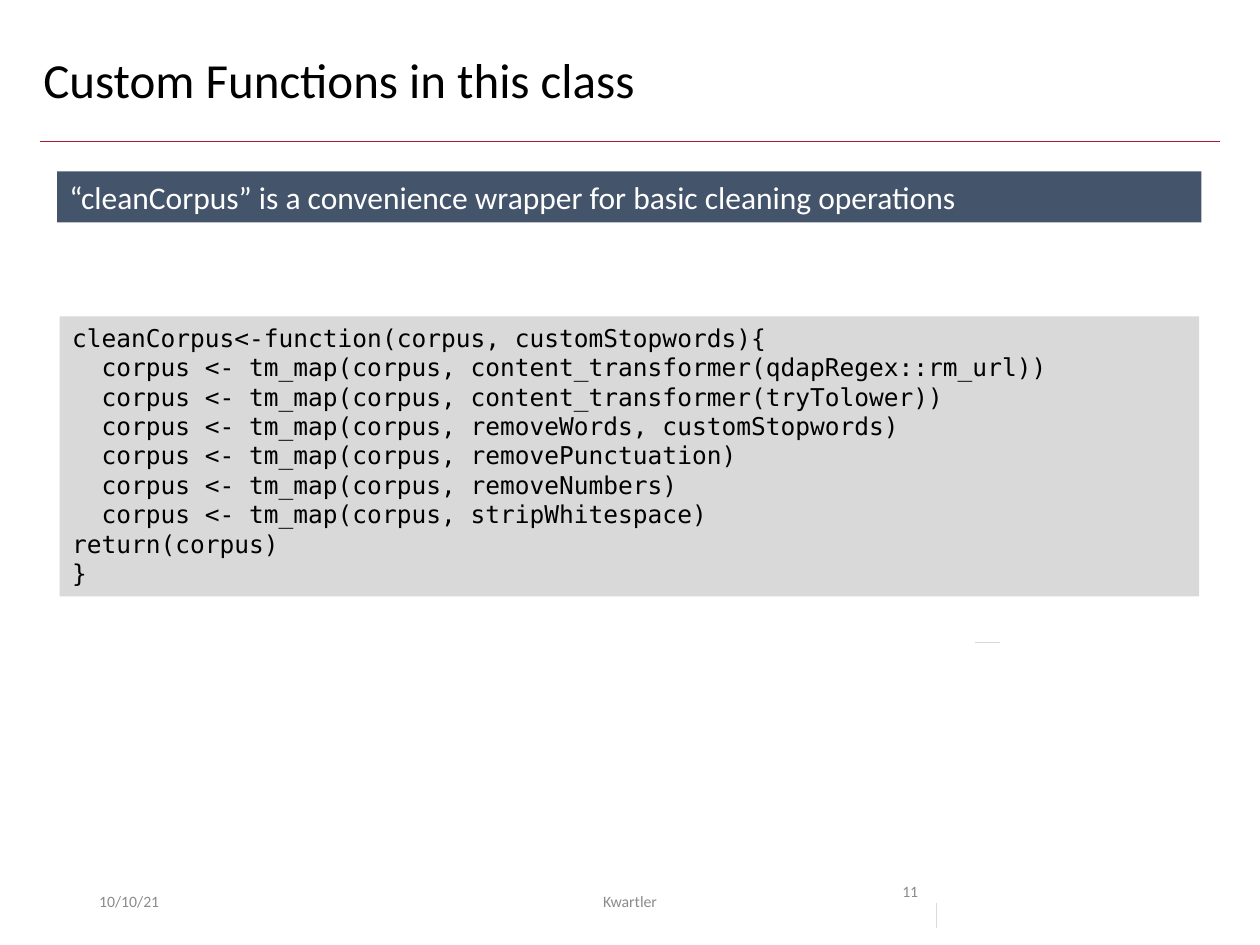
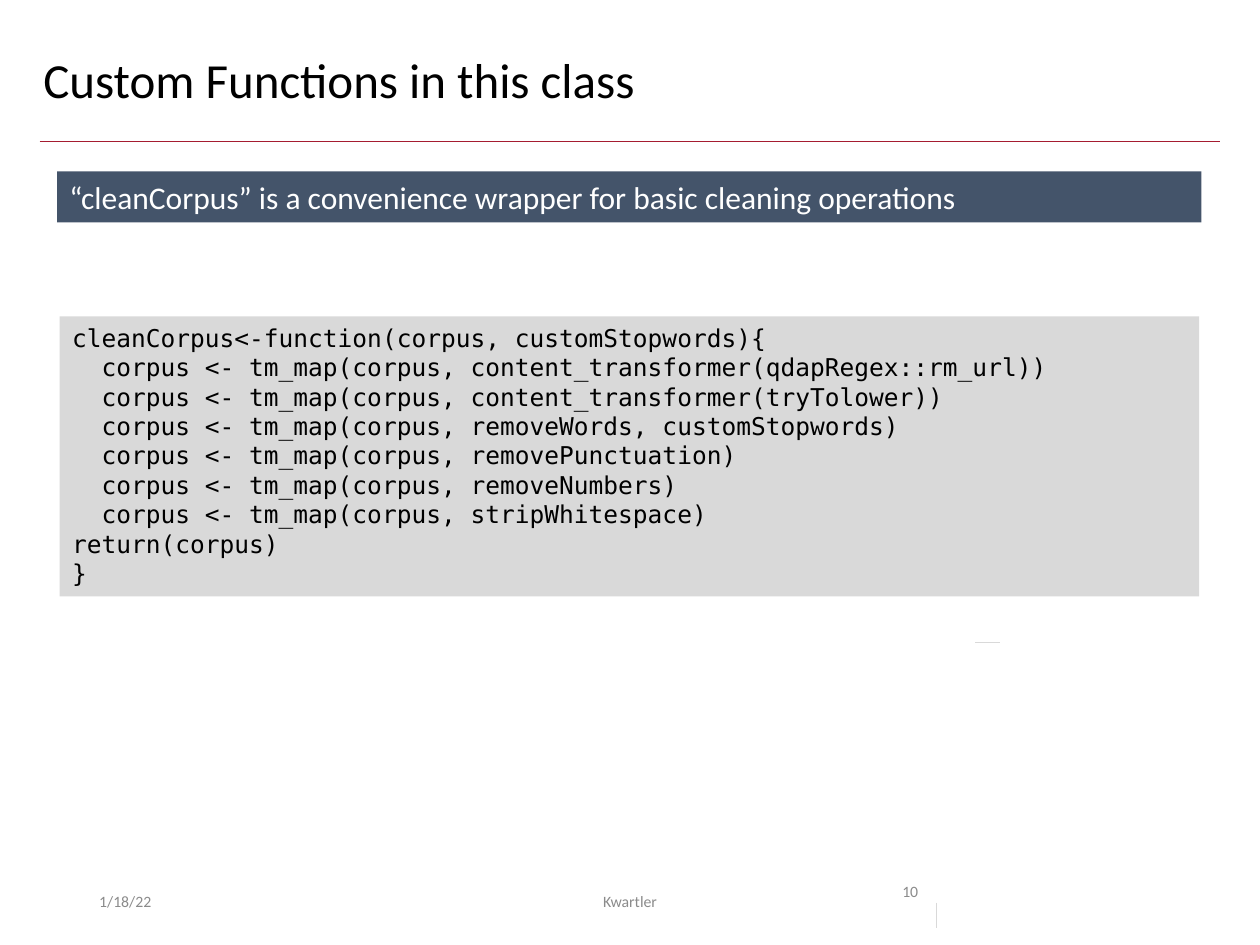
Before and after one commit to kwartler/Hult_NLP_student_intensive, a slide deck: slide 10 of lessons/class2/Class2B_Preprocessing_TF.pptx (slide 11 before the commit). Drawn at 1260x945 pixels with LibreOffice and Linux fonts; fonts in the diff are those of the drawing. Boxes give left, top, right and bottom in pixels: in the first picture for what was removed or moved away, otherwise in the second. Text is boxed around its words. In the diff, an @@ line names an element or a change of style, - is before the commit and + after.

```diff
--- a/lessons/class2/Class2B_Preprocessing_TF.pptx
+++ b/lessons/class2/Class2B_Preprocessing_TF.pptx
@@ text at box(99, 896, 151, 908): text changed @@
-10/10/21
+1/18/22
@@ page number at box(902, 887, 918, 897): text changed @@
-11
+10
```
Also in this commit, not shown: 19 other slides changed, 1 slide removed, 6 other files.
